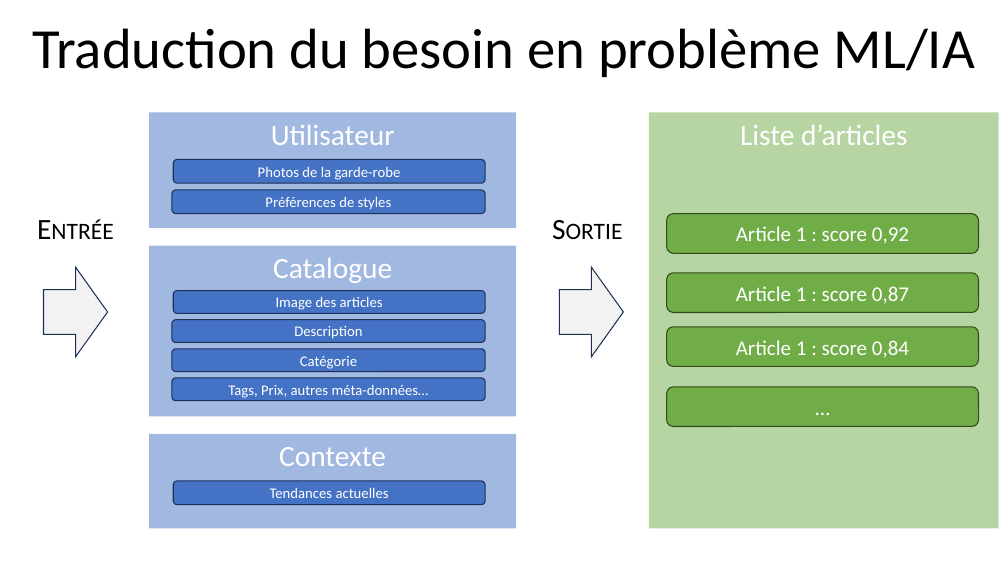
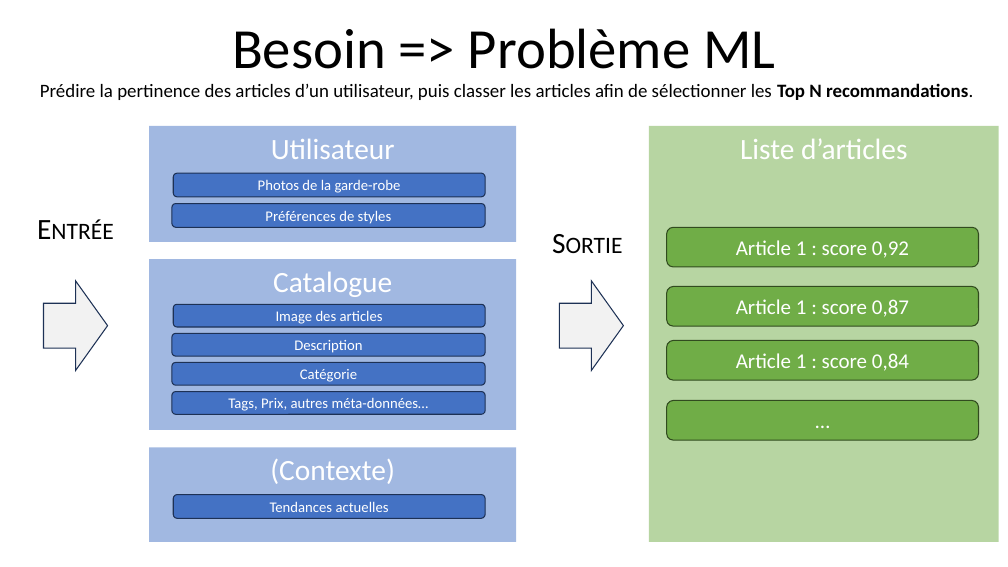
Before and after one commit to Ace4teaM/OCR-FashionInsta, a slide deck: slide 6 of POC.pptx (slide 5 before the commit). Drawn at 1008x567 pixels with LibreOffice and Linux fonts; fonts in the diff are those of the drawing. Boxes give left, top, right and bottom in pixels: in the first picture for what was removed or moved away, otherwise in the second. Text is boxed around its words. In the diff, an @@ line names an element or a change of style, - is before the commit and + after.

```diff
--- a/POC.pptx
+++ b/POC.pptx
@@ title at bbox=[232, 28, 775, 69]: text changed @@
-Traduction du besoin en problème ML/IA
+Besoin => Problème ML
@@ text added at bbox=[40, 83, 973, 100], 18 pt, text #000000 @@
+Prédire la pertinence des articles d’un utilisateur, puis classer les articles afin de sélectionner les Top N recommandations.
@@ 11 rounded rectangles, 4 rectangles, 2 down arrows, 1 text: place and size @@
-11 rounded rectangles, 4 rectangles, 2 down arrows, 1 text at bbox=[44, 113, 999, 529]
+11 rounded rectangles, 4 rectangles, 2 down arrows, 1 text at bbox=[44, 126, 999, 542]
@@ text in rectangle at bbox=[270, 459, 395, 484]: text changed @@
-Contexte
+(Contexte)
```
Also in this commit, not shown: 13 other slides changed, 2 slides added, 4 slides removed, 2 other files.
